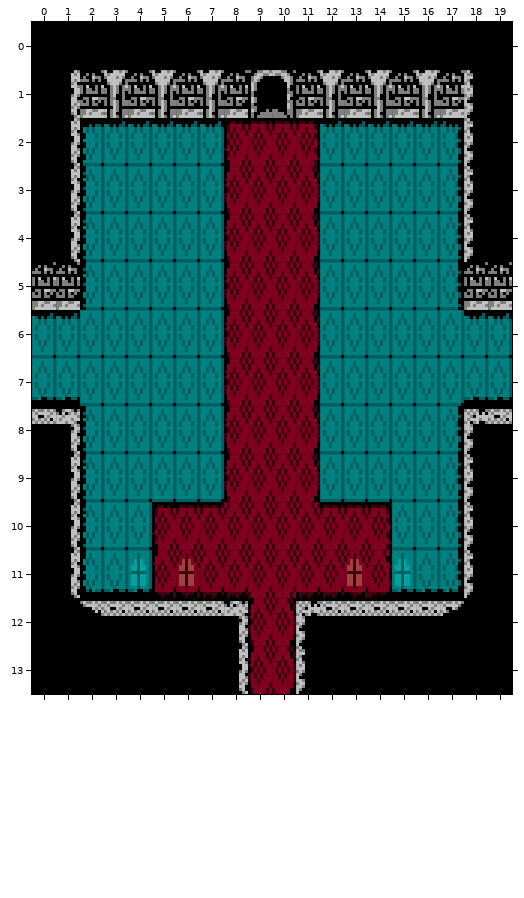
Tiled map -- tiled/castle_room_22.tmx. Above is the file before it was changed.
Cells are 8x16 px. Shown: x 0..19, y 0..13.
And afterwards:
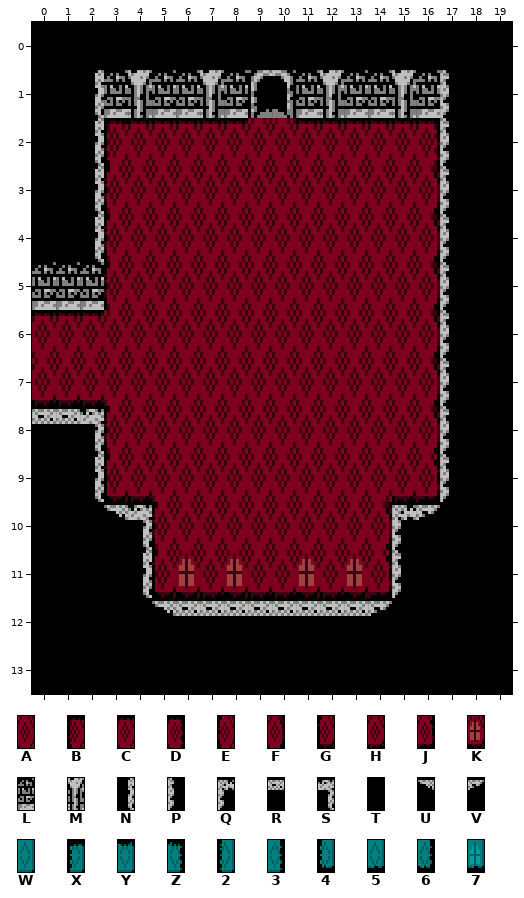
Key: from "castle_carpet": A 0, B 1, C 2, D 3, E 4, F 5, G 6, H 7, J 8, K 10; from "castle_stone": L 0, M 1, N 3, P 4, Q 5, R 6, S 7, T 8, U 9, V 10; from "castle_tile": W 0, X 1, Y 2, Z 3, 2 4, 3 5, 4 6, 5 7, 6 8, 7 10.
_ is an empty cell.
Tiles replaced or removed in this view: 2, 3, 4, 5, 6, 7, A, B, C, D, E, F, H, L, M, N, P, Q, R, S, U, V, W, X, Y, Z.
Changes in this commit:
Changed rows in their new state; . is an unchanged cell.
Layer "Tile Layer 1":
first column x 0:
 1 .TNLML........LMLPT.
 2 .TNBCCCCCAACCCCCDPT.
 3 .TNEAAAAA..AAAAAFPT.
 4 .TNEAAAAA..AAAAAFPT.
 5 ..LEAAAAA..AAAAAFPTT
 6 CCCAAAAAA..AAAAAFPTT
 7 HHHAAAAAA..AAAAAFPTT
 8 .RSEAAAAA..AAAAAFPTT
 9 .TNGHAAAA..AAAAHJPT.
10 .TTUSEAA....AAFQVTT.
11 .TTTN...KHHK...PTTT.
12 ..TTTU..RRRR..VTTT..
13 ........TTTT........
Boxes around the changes in both pictures, in picture pixels (x1, y1, x2, y2):
changed: (32, 70, 512, 694)
